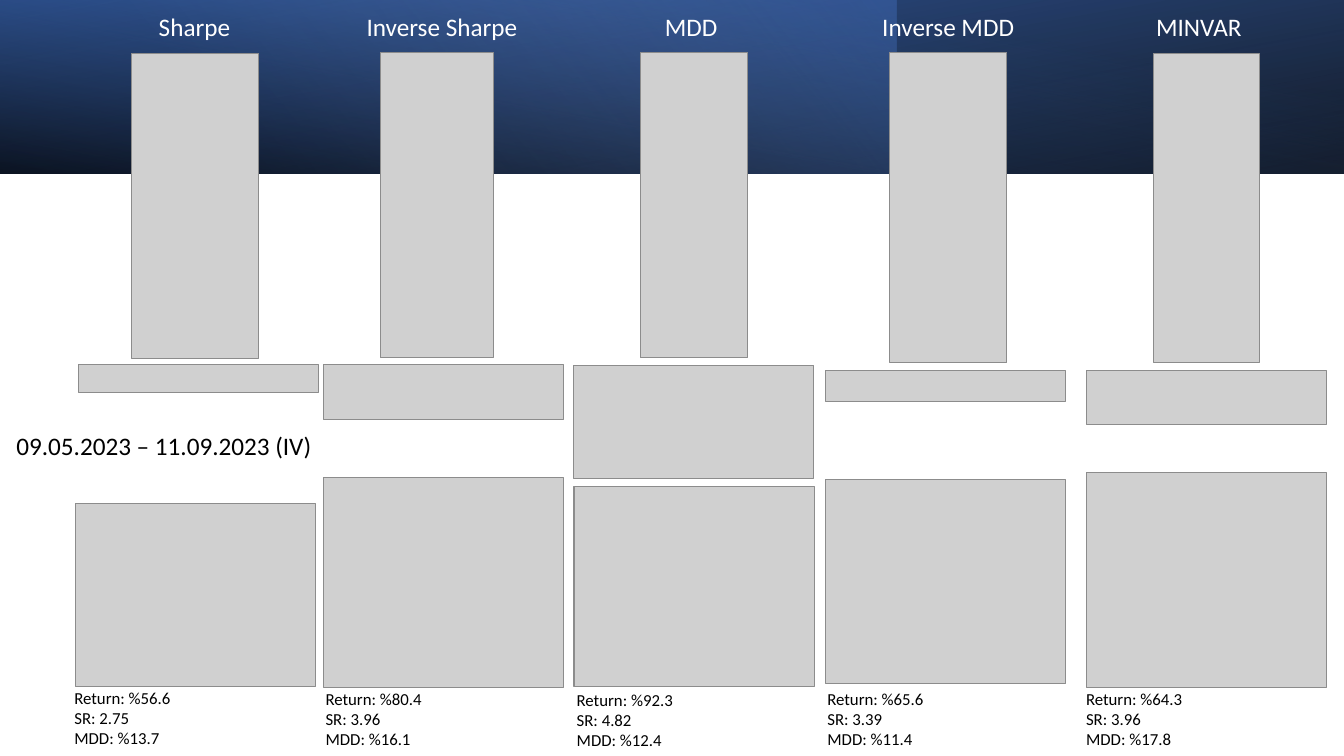
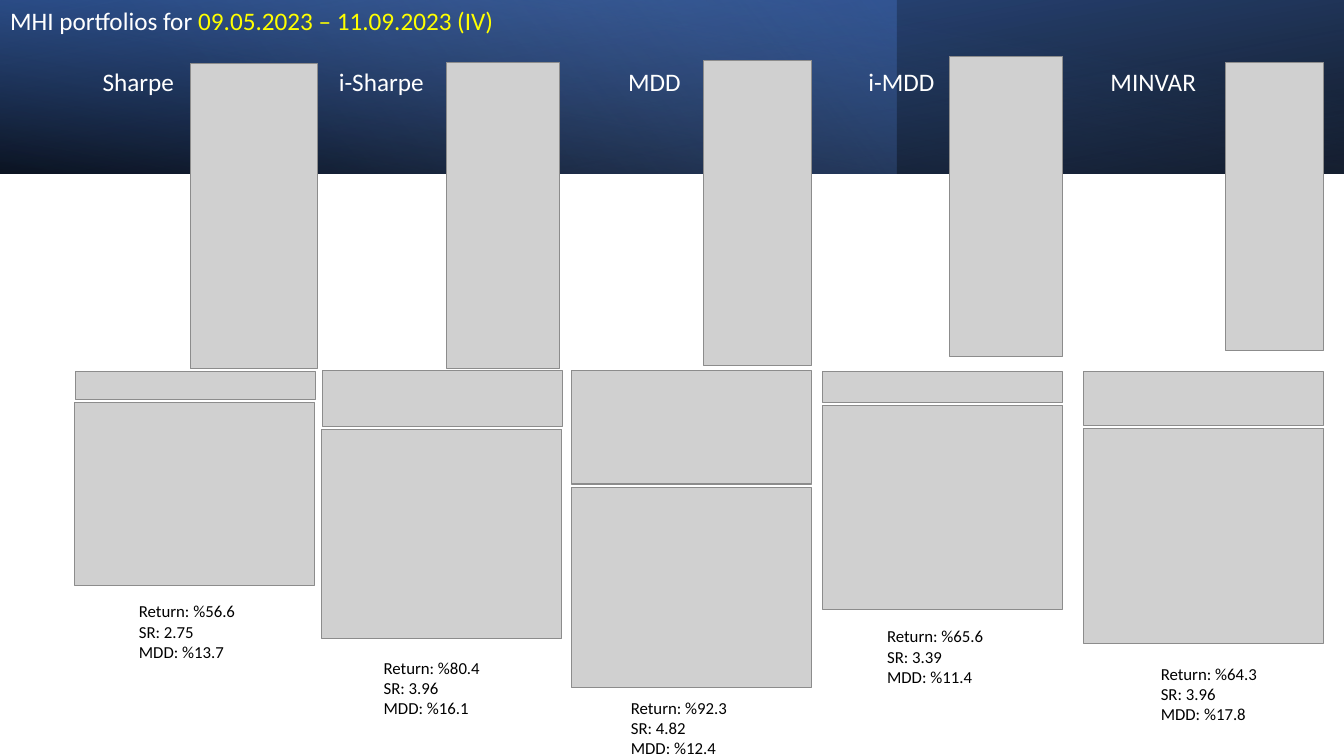
Before and after one commit to MarkovMarkowitz/MarkovMarkowitz, a slide deck: slide 7 of INVESTOR PRESENTATIONS/Investor Presentation v1.pptx. Drawn at 1344x756 pixels with LibreOffice and Linux fonts; fonts in the diff are those of the drawing; grey boxes stand for pictures. Boxes give left, top, right and bottom in pixels: in the first picture for what was removed or moved away, otherwise in the second. Text is boxed around its words. In the diff, an @@ line names an element or a change of style, - is before the commit and + after.

```diff
--- a/INVESTOR PRESENTATIONS/Investor Presentation v1.pptx
+++ b/INVESTOR PRESENTATIONS/Investor Presentation v1.pptx
@@ text at (x1=10, y1=11, x2=493, y2=34): text changed; text colour #000000 to #FFFF00 @@
-09.05.2023 – 11.09.2023 (IV)
+MHI portfolios for 09.05.2023 – 11.09.2023 (IV)
@@ picture resized from (x1=890, y1=52, x2=1007, y2=363) to (x1=950, y1=56, x2=1063, y2=357) @@
@@ text at (x1=103, y1=73, x2=1195, y2=95): text changed @@
-Sharpe Inverse Sharpe MDD Inverse MDD MINVAR
+Sharpe i-Sharpe MDD i-MDD MINVAR
@@ picture moved from (x1=132, y1=53, x2=259, y2=359) to (x1=191, y1=64, x2=318, y2=369) @@
@@ picture moved from (x1=380, y1=52, x2=493, y2=358) to (x1=447, y1=63, x2=560, y2=368) @@
@@ picture moved from (x1=640, y1=52, x2=748, y2=358) to (x1=704, y1=60, x2=812, y2=366) @@
@@ picture resized from (x1=1154, y1=53, x2=1260, y2=363) to (x1=1226, y1=63, x2=1324, y2=350) @@
@@ picture moved from (x1=79, y1=364, x2=319, y2=392) to (x1=76, y1=372, x2=316, y2=400) @@
@@ picture moved from (x1=324, y1=365, x2=564, y2=420) to (x1=323, y1=371, x2=563, y2=426) @@
@@ picture moved from (x1=574, y1=365, x2=814, y2=479) to (x1=572, y1=371, x2=812, y2=485) @@
@@ picture moved from (x1=76, y1=504, x2=316, y2=688) to (x1=75, y1=402, x2=315, y2=586) @@
@@ picture moved from (x1=826, y1=480, x2=1066, y2=685) to (x1=823, y1=405, x2=1063, y2=610) @@
@@ picture moved from (x1=324, y1=478, x2=564, y2=688) to (x1=322, y1=430, x2=562, y2=639) @@
@@ picture moved from (x1=1087, y1=473, x2=1327, y2=688) to (x1=1084, y1=429, x2=1324, y2=643) @@
@@ text "Return: %56.6" moved from (x1=74, y1=692, x2=171, y2=744) to (x1=139, y1=605, x2=235, y2=658) @@
@@ text "Return: %65.6" moved from (x1=827, y1=693, x2=924, y2=745) to (x1=887, y1=630, x2=983, y2=683) @@
@@ text "Return: %80.4" moved from (x1=326, y1=693, x2=422, y2=745) to (x1=384, y1=662, x2=480, y2=714) @@
@@ text "Return: %64.3" moved from (x1=1086, y1=693, x2=1182, y2=745) to (x1=1161, y1=668, x2=1257, y2=720) @@
@@ text "Return: %92.3" moved from (x1=577, y1=694, x2=673, y2=746) to (x1=631, y1=702, x2=727, y2=754) @@
```
Also in this commit, not shown: 4 other slides changed, 2 other files.
